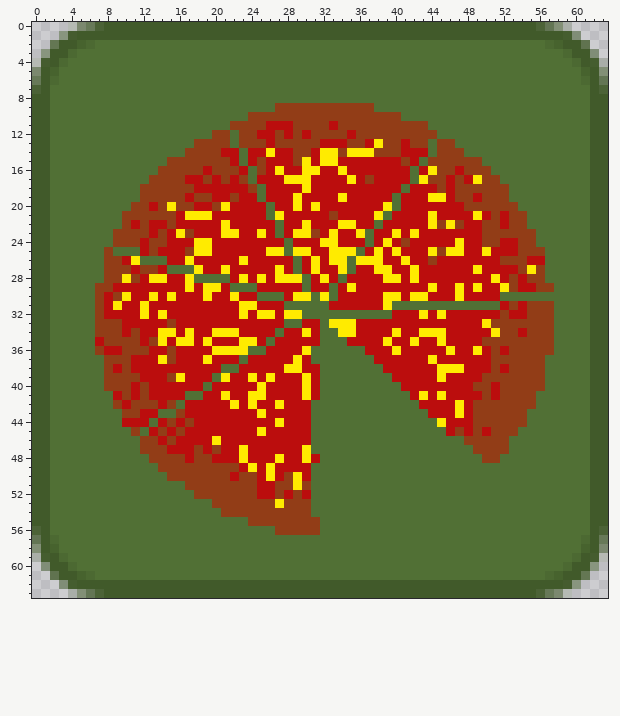
Two states of a pixel-art sprite, icon.png. Above, as it was before the edit.
The file is 64x64 pixels. Pixels under 10% opacity are left out. Colours within 5 levels of each other are drawn and written as one.
The same view after the edit:
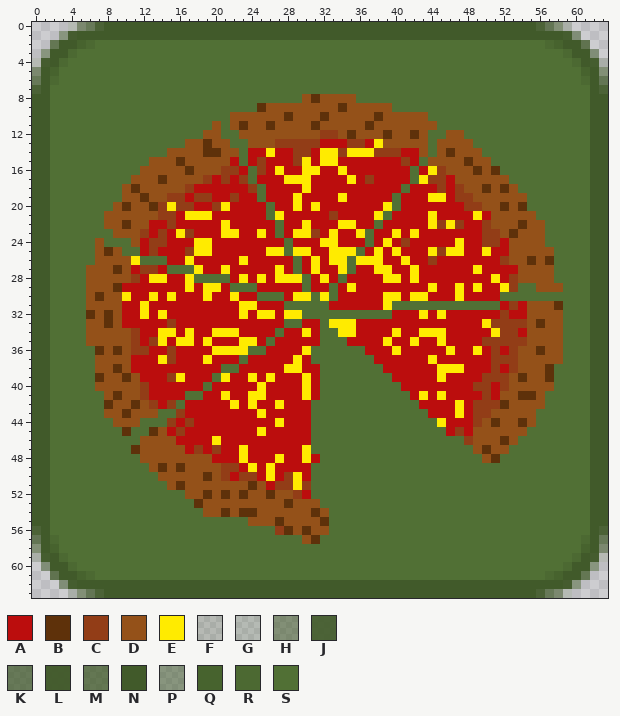
Palette (. is transparent): A #bb0d0d  B #5e310a  C #923d17  D #945119  E #ffeb00  F #3f55242a  G #3e5b242a  H #41592889  J #405929e9  K #41592ab9  L #41592af7  M #415a29bf  N #415a2a  P #415b2a7e  Q #47632e  R #4c6932  S #517035
The edit:
Changed rows in their new state; - is an unchanged pixel.
first column x 6:
 8 ------------------------DBDDDD-----------------------
 9 -------------------BDDDDDDDDBDDDDD-------------------
10 ----------------DDDDDDBDDDBDDDDDBDDDDD---------------
11 --------------D-DBDDBDDDDBDDDDDBDDDDDDD--------------
12 -------------DDS-DDDDDDDDD--DBDDDBDDBDS-DD-----------
13 -----------DDBDD-SDDD------------DDDDD-DDDD----------
14 ---------DDDDBBDD--------------------D-DBDDD---------
15 -------DDDBDDDDD----------------------DDDDBDD--------
16 ------DDDDDBDDD-------------------------DDDBDB-------
17 -----DDDBDDDD----------------------------DDDDDD------
18 ----DBDDDDD-------------------------------DDBDBD-----
19 ----DDBDD----------------------------------DDDDDD----
20 ---DBDDB------------------------------------DDBDB----
21 --DDDDDD-------------------------------------DDDDD---
22 --DDBDD--------------------------------------DDDBDD--
23 ---DDD----------------------------------------DBDDD--
24 -D-SSD-----------------------------------------DDDD--
25 -DBD-------------------------------------------DDDDD-
26 -DDDD------------------------------------------DDBDB-
27 DDDBD-------------------------------------------DDDD-
28 DDDDD-------------------------------------------DDDD-
29 DDDB--------------------------------------------SSDDD
30 DBDD-------------------------------------------------
31 DDDD---------------------------------------------DDDB
32 BDBD---------------------------------------------DDDD
33 DDBD---------------------------------------------DBDD
34 DDDDD--------------------------------------------DDDD
35 DDDDD--------------------------------------------DDDD
36 -BDBD-------------------------------------------DDBDD
37 -DDDD-------------------------------------------DDDDD
38 -DDBD-------------------------------------------DDDB-
39 -BDDBD-----------------------------------------DBDDB-
40 -DDDDD-----------------------------------------DDDDD-
41 --DBDD----------------------------------------DDBBD--
42 --BDDBD---------------------------------------BDDDD--
43 --DDBDDD-------------------------------------DDDDD---
44 ---DDDS-S-----------------------------------DBDDBD---
45 ----BS-BD----------------------------------DDDDDD----
46 ------DDDD---------------------------------DDDBD-----
47 -----BDDDDD--------------------------------DBDD------
48 ------DDDDDDDD------------------------------DB-------
49 -------DBDBDDDD--------------------------------------
50 --------DDDDDBD--------------------------------------
51 ---------DBDDDDDDDBD---------------------------------
52 -----------DDBDBDBDDBDD------------------------------
53 ------------BDDDDDDDDDBDDD---------------------------
54 -------------DDBDBBDDDDDDBD--------------------------
55 ------------------DDDBDDDDB--------------------------
56 ----------------------BDBDD--------------------------
57 ------------------------DB---------------------------
